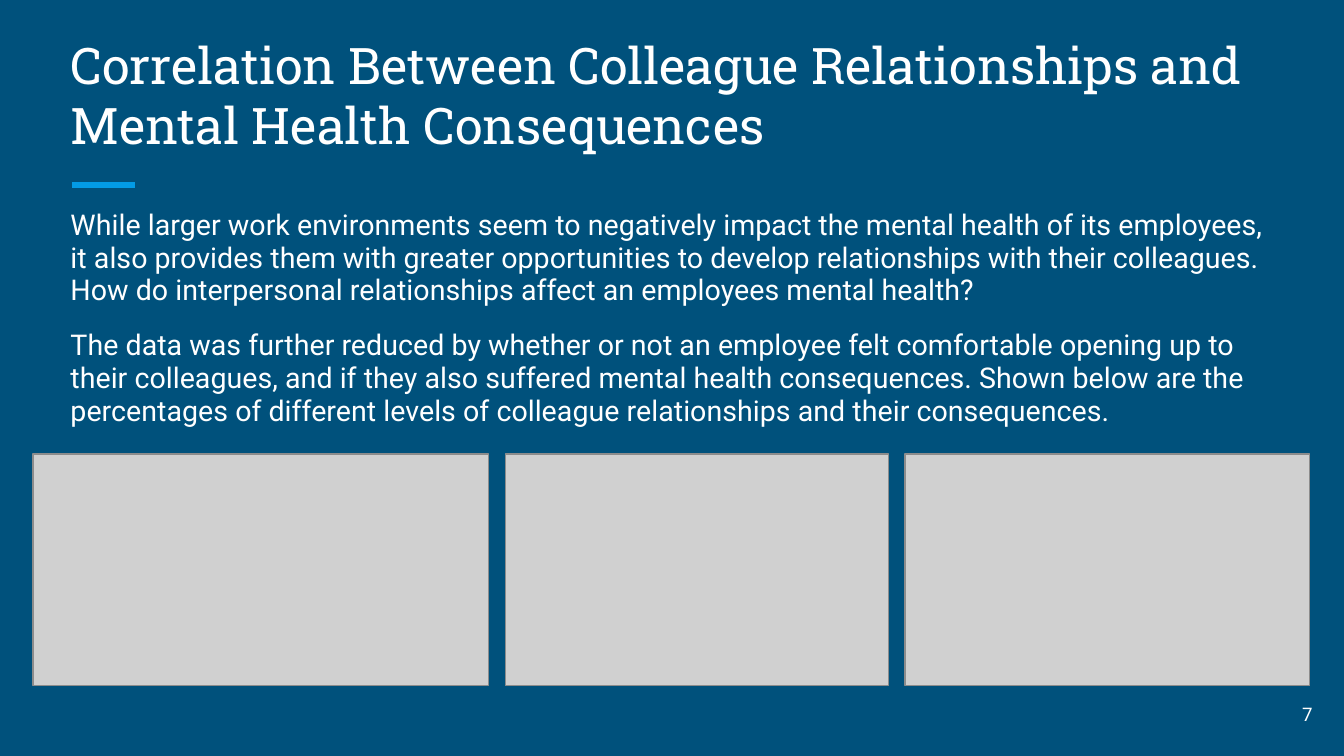
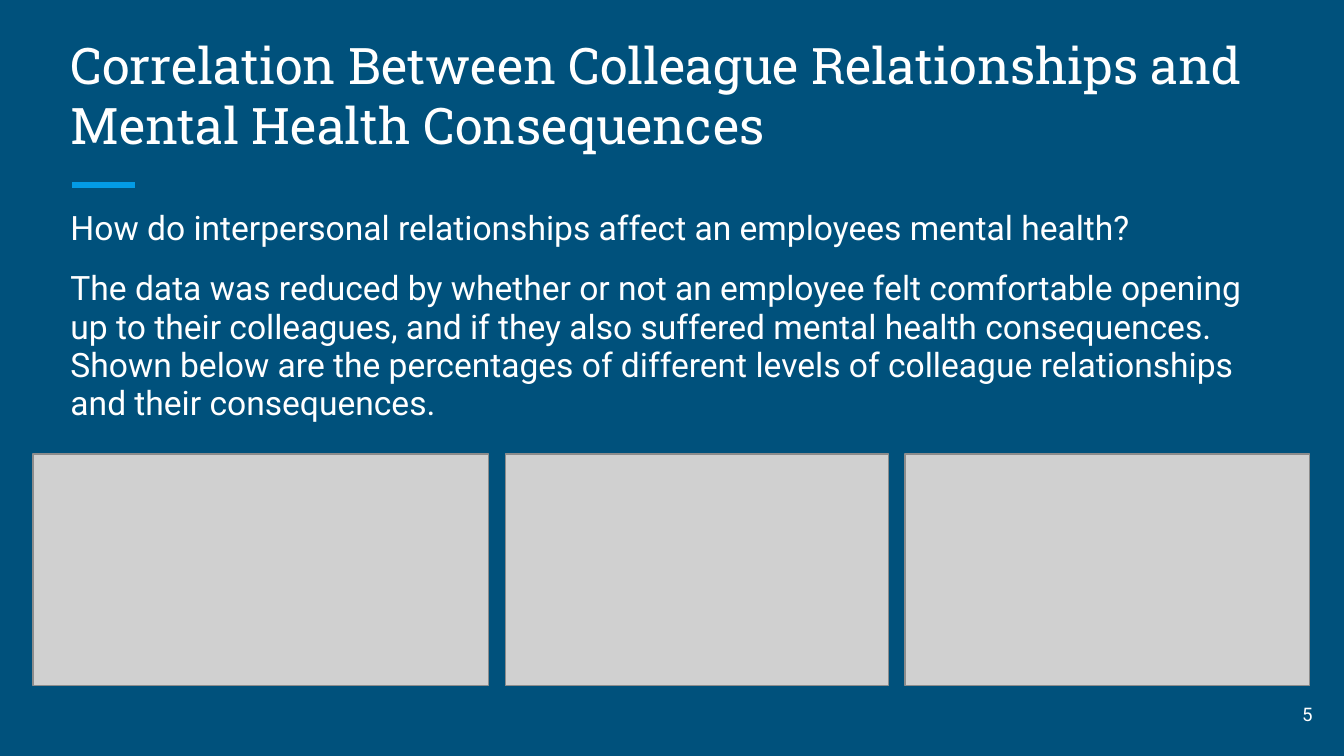
Before and after one commit to devorahzweig/Mental-Health-in-Tech, a slide deck: slide 5 of Presentation.pptx (slide 7 before the commit). Drawn at 1344x756 pixels with LibreOffice and Linux fonts; fonts in the diff are those of the drawing; grey boxes stand for pictures. Boxes give left, top, right and bottom in pixels: in the first picture for what was removed or moved away, otherwise in the second. Text is boxed around its words. In the diff, an @@ line names an element or a change of style, - is before the commit and + after.

```diff
--- a/Presentation.pptx
+++ b/Presentation.pptx
@@ text at (70,214,1241,422): text changed; size 15.3 to 18 pt @@
-While larger work environments seem to negatively impact the mental health of its employees, it also provides them with greater opportunities to develop relationships with their colleagues. How do interpersonal relationships affect an employees mental health?
-The data was further reduced by whether or not an employee felt comfortable opening up to their colleagues, and if they also suffered mental health consequences. Shown below are the percentages of different levels of colleague relationships and their consequences.
+How do interpersonal relationships affect an employees mental health?
+The data was reduced by whether or not an employee felt comfortable opening up to their colleagues, and if they also suffered mental health consequences. Shown below are the percentages of different levels of colleague relationships and their consequences.
@@ page number at (1302,707,1312,721): text changed @@
-7
+5
```
Also in this commit, not shown: 5 other slides changed, 1 slide added.
